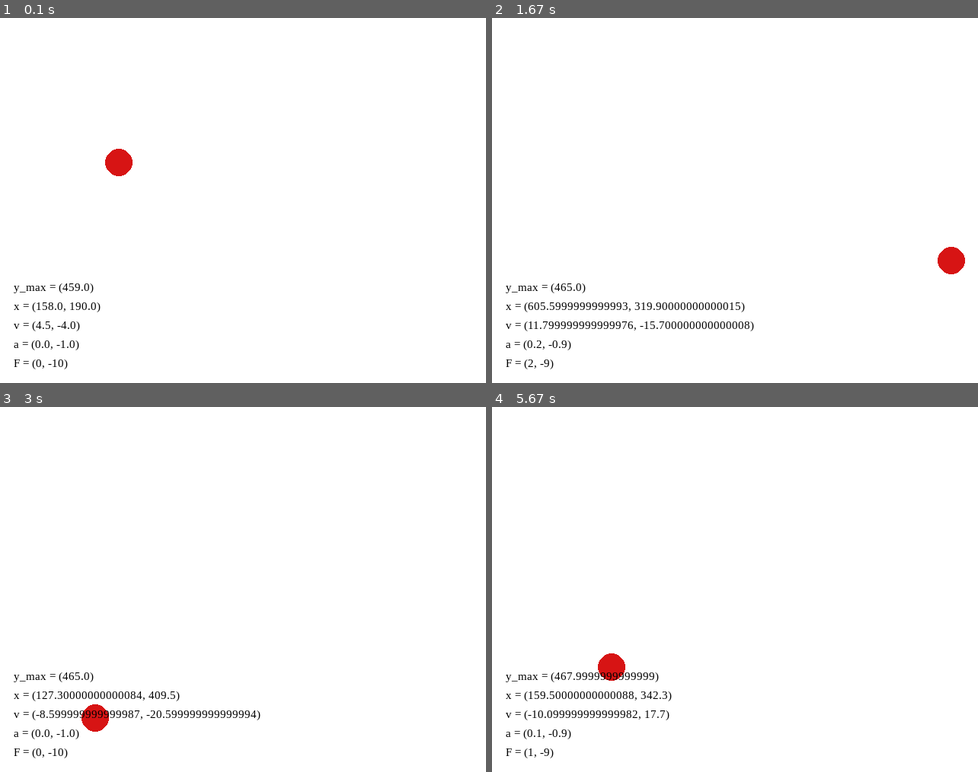
Above: before the commit, frames 1-4 (two rows, left to right).
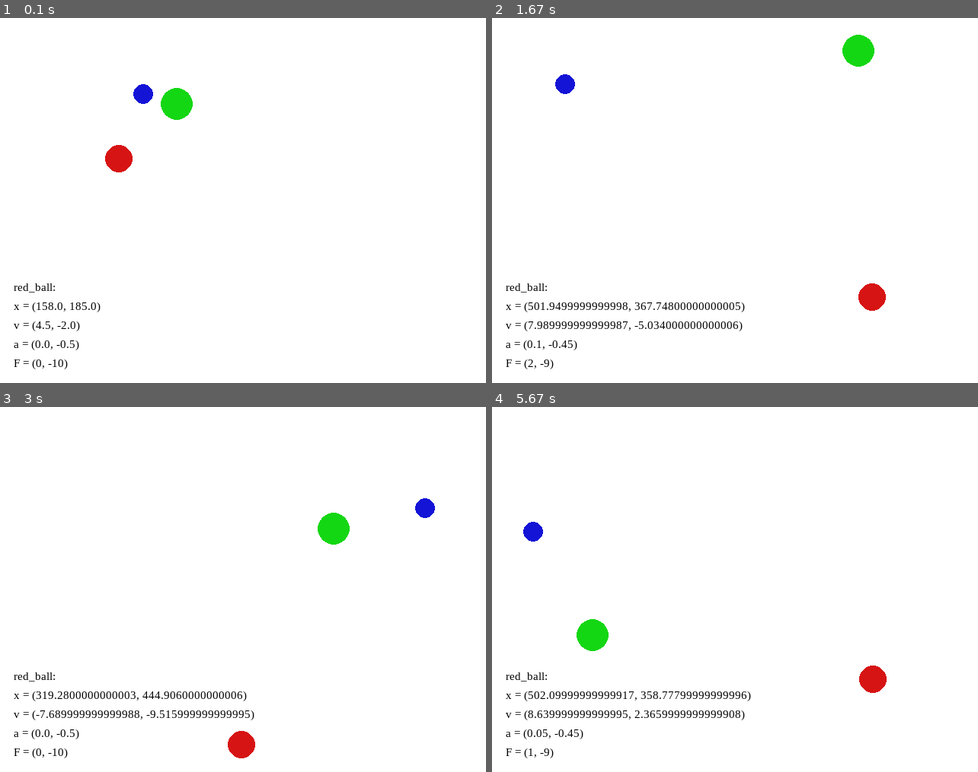
Above: after the commit, the same moments.

Repository: jedrzejboczar/ballWorld
Game: pygame game, started from world.py
Two runs of this game, one before a commit and one after it. Both use one fixed random seed, a clock stepped at 60 frames per second and the inputs below. The source is Python 2; it was converted automatically to run under Python 3.
Inputs (mouse positions are in pixels of both pictures, inside the frame that each line leads up to):
- Up to frame 1 (0.1 s): no input
- Up to frame 2 (1.67 s): hold Right 0.33-0.8 s; move the mouse to (715, 215) at 0.37 s; hold Up 0.83-1.13 s; hold Right 1.17-1.63 s
- Up to frame 3 (3 s): hold Left 1.67-2.2 s; hold Down 2.23-2.53 s; hold Left 2.57-2.97 s
- Up to frame 4 (5.67 s): hold Up 3-3.37 s; hold Right 3.4-4.03 s; hold Down 4.07-4.43 s; hold Left 4.47-4.93 s; hold Right 4.97-5.43 s; hold Up from 5.47 s (still down)

The runs differ from the first frame. In frame 1, 1.0% of the frame differs, in the area x 2-40%, y 18-91%; in frame 2, 2.3%; in frame 3, 1.9%; in frame 4, 2.7%, in the area x 2-82%, y 31-92%.

Commit message:
Dodano kolizje pomiedzy pilkami.

Diff:
--- a/physicalObjects.py
+++ b/physicalObjects.py
@@ -2,20 +2,20 @@
 import pygame
 
 class PhysicalObject(object):
-	def __init__(self, mass, position, velocity=(0, 0), acceleration=(0, 0), force=(0, 0)):
+	def __init__(self, name, mass, position, velocity=(0, 0), force=(0, 0)):
+		self.name = name
 		self.m = mass
 		self.x, self.y = position	# (x,y)
 		self.vx, self.vy = velocity
-		self.ax, self.ay = acceleration
 		self.fx, self.fy = force
 
 	def move(self, borders):
 		self.countPhysics()
 		self.x += self.vx
 		self.y -= self.vy	# WAZNE: bo na wyswietlaniu y jest odwrocony
-		self.checkCollisions(borders)
+		self.checkBorderCollisions(borders)
 
-	def checkCollisions(self, borders):
+	def checkBorderCollisions(self, borders):
 		pass
 
 	def countPhysics(self):
@@ -30,40 +30,28 @@
 
 
 class Ball(PhysicalObject):
-	def __init__(self, mass, position, velocity=(0, 0), acceleration=(0, 0), force=(0, 0)):
-		PhysicalObject.__init__(self, mass, position, velocity, acceleration, force)
-		self.radius = 18
-		self.color = (215, 20, 20)
+	def __init__(self, name, radius, color, mass, position, velocity=(0, 0), force=(0, 0)):
+		PhysicalObject.__init__(self, name, mass, position, velocity, force)
+		self.radius = radius
+		self.color = color
 
 	def draw(self, paintScreen):
 		x, y = int(self.x), int(self.y)
 		pygame.draw.circle(paintScreen, self.color, (x, y), self.radius)
 
-	def checkCollisions(self, borders):
+	def checkBorderCollisions(self, borders):
 		if self.x - self.radius < 0: # lewa sciana
-			print "lewa sciana"
 			self.vx = abs(self.vx)
 			self.x = 0 + self.radius
-			# self.ax = abs(self.ax)
-			pass
 		elif self.x + self.radius > borders[0]: # prawa sciana
-			print "prawa sciana"
 			self.vx = -abs(self.vx)
 			self.x = borders[0] - self.radius
-			# self.ax = -abs(self.ax)
-			pass
 		elif self.y - self.radius < 0: # gorna sciana
-			print "gorna sciana"
 			self.vy = -abs(self.vy)
 			self.y = 0 + self.radius
-			# self.ay = -abs(self.ay)
-			pass
 		elif self.y + self.radius > borders[1]: # dolna sciana
-			print "dolna sciana"
 			self.vy = abs(self.vy)
 			self.y = borders[1] - self.radius
-			# self.ay = abs(self.ay)
-			pass
 
 
 
@@ -71,19 +59,16 @@
 	d = math.sqrt((x1 - x2)**2 + (y1 - y2)**2)
 	return d
 
-		# v = cos(dir) * vx
-		# cos(dir) = v/vx
-		# vx = v / cos(dir)
-
-if __name__ == '__main__':	# CO Z TA MASA??? + nie dziala dla dir=0 - dziel/0
-	o = PhysicalObject(10, (2,2), (0.1, 0.3))
-	print o.x, o.y
-	o.move(1)
-	print o.x, o.y
-	o.move(3)
-	print o.x, o.y
-	o.move(10)
-	o.v = -0.3
-	print o.x, o.y
-	o.move(5)
-	print o.x, o.y
+if __name__ == '__main__':
+	pass
+	# o = PhysicalObject(10, (2,2), (0.1, 0.3))
+	# print o.x, o.y
+	# o.move(1)
+	# print o.x, o.y
+	# o.move(3)
+	# print o.x, o.y
+	# o.move(10)
+	# o.v = -0.3
+	# print o.x, o.y
+	# o.move(5)
+	# print o.x, o.y
--- a/world.py
+++ b/world.py
@@ -12,22 +12,20 @@
 		self.gravity = [0, -10]
 		self.last_gravity = self.gravity
 
-		self.y_max = 640
-
 	def mainLoop(self):
 		PygameHelper.mainLoop(self, 40)
 		# super(self.__class__, self).mainLoop(40)
 
 
 	def doPhysics(self):
-		for obj in self.objects:
-			pass
+		for o in self.objects:
+			o.move(self.size)
 
 	def update(self):
 		for o in self.objects:
 			o.fx, o.fy = self.gravity
-		for o in self.objects:
-			o.move(self.size)
+		self.doPhysics()
+		self.checkBallCollisions()
 
 
 	def draw(self):
@@ -35,10 +33,8 @@
 		for o in self.objects:
 			o.draw(self.screen)
 		o1 = self.objects[0]
-		if o1.y < self.y_max:
-			self.y_max = o1.y
 		# o obiekcie nr 1
-		text = pygame.font.SysFont("serif", 15).render("y_max = (" + str(640 - self.y_max) + ")", True, BLACK)
+		text = pygame.font.SysFont("serif", 15).render(o1.name + ":", True, BLACK)
 		self.screen.blit(text, (20, 345))
 		text = pygame.font.SysFont("serif", 15).render("x = (" + str(o1.x) + ", " + str(o1.y) + ")", True, BLACK)
 		self.screen.blit(text, (20, 370))
@@ -63,8 +59,31 @@
 			self.gravity[0] += 1
 			print "K_RIGHT"
 
+	def checkBallCollisions(self):
+		n = len(self.objects)
+		for i in range(n):
+			o1 = self.objects[i]
+			for j in range(n-i-1):
+				o2 = self.objects[i+j+1]
+				if distance((o1.x, o1.y), (o2.x, o2.y)) <= o1.radius + o2.radius:
+					self.countBallCollision(o1, o2)
+
+	def countBallCollision(self, o1, o2):
+		print "collision: ", o1.name, " - ", o2.name
+		# u - predkosci po zderzeniu
+		u1x = ((o1.m - o2.m)*o1.vx + 2*o2.m*o2.vx) / (o1.m + o2.m)
+		u1y = ((o1.m - o2.m)*o1.vy + 2*o2.m*o2.vy) / (o1.m + o2.m)
+		u2x = ((o2.m - o1.m)*o2.vx + 2*o1.m*o1.vx) / (o1.m + o2.m)
+		u2y = ((o2.m - o1.m)*o2.vy + 2*o1.m*o1.vy) / (o1.m + o2.m)
+		o1.vx = u1x
+		o1.vy = u1y
+		o2.vx = u2x
+		o2.vy = u2y
+
 
 if __name__ == '__main__':
-	o = Ball(mass=10, position=(140,180), velocity=(4.5, 0), force=(0, -10))
-	world = World([o])
+	o1 = Ball("red_ball", 18, (215, 20, 20), mass=20, position=(140,180), velocity=(4.5, 0), force=(0, -10))
+	o2 = Ball("green_ball", 21, (20, 215, 20), mass=30, position=(240,110), velocity=(-1.5, 0), force=(0, -10))
+	o3 = Ball("blue_ball", 13, (20, 20, 215), mass=10, position=(160,90), velocity=(7.5, 0), force=(0, -10))
+	world = World([o1, o2, o3])
 	world.mainLoop()
